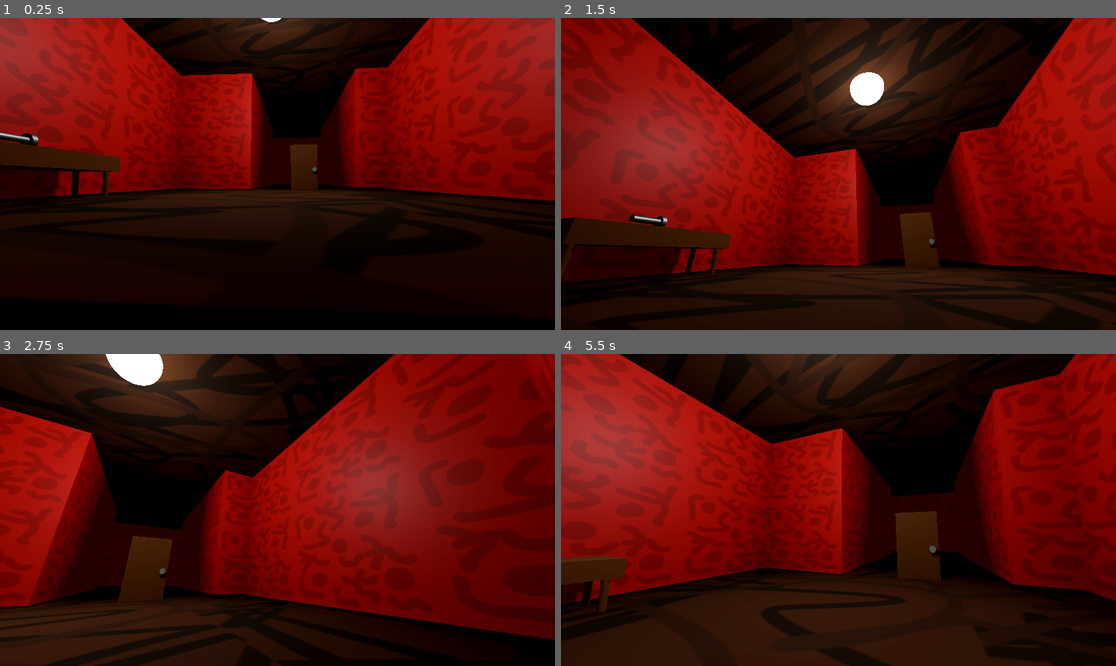
Above: before the commit, frames 1-4 (two rows, left to right).
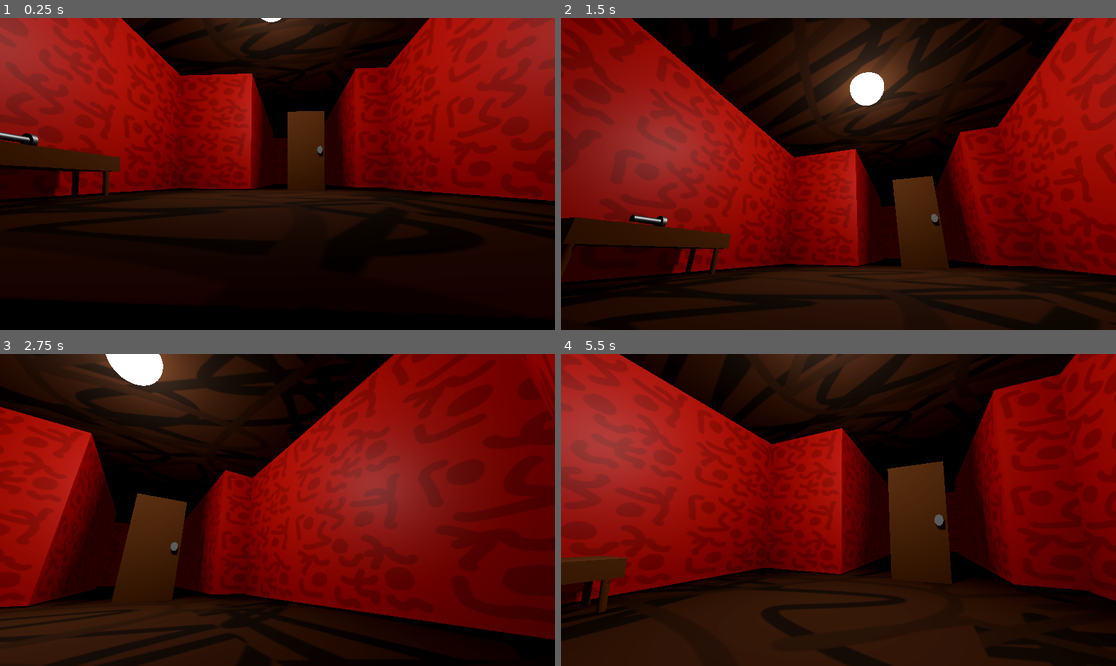
Above: after the commit, the same moments.

Repository: christiannoll/Basic3DGame
Game: Godot game, scene res://Scenes/level.tscn
The game is run twice, just before and just after one commit, with the same random seed, the same clock (stepped at 60 frames per second) and the same inputs.
Inputs (mouse positions are in pixels of both pictures, inside the frame that each line leads up to):
- Up to frame 1 (0.25 s): no input
- Up to frame 2 (1.5 s): move the mouse to (866, 174) at 0.52 s; hold W (forward) from 0.53 s (still down); tap F (flashlight) at 0.6 s; tap Space (jump) at 0.77 s; move the mouse to (810, 174) at 1.27 s; tap E (interact) at 1.35 s
- Up to frame 3 (2.75 s): keep holding W (forward); tap Space (jump) at 1.52 s; move the mouse to (288, 503) at 2.02 s; tap Shift (sprint) at 2.1 s
- Up to frame 4 (5.5 s): keep holding W (forward); move the mouse to (832, 516) at 2.77 s; tap F (flashlight) at 2.85, 5.1 s; tap Space (jump) at 3.02, 3.77, 4.52 s; move the mouse to (877, 513) at 3.52 s; tap E (interact) at 3.6 s; move the mouse to (794, 506) at 4.27 s; tap Shift (sprint) at 4.35 s; move the mouse to (844, 510) at 5.02 s

The runs differ from the first frame. In frame 1, 0.9% of the frame differs, in the area x 51-62%, y 29-56%; in frame 2, 1.1%; in frame 3, 1.7%; in frame 4, 2.2%, in the area x 58-77%, y 34-74%.

Commit message:
Scaled door up

Diff:
--- a/Scenes/level.tscn
+++ b/Scenes/level.tscn
@@ -286,7 +286,7 @@
 mesh = SubResource("BoxMesh_tumq0")
 
 [node name="Door" parent="floors_and_walls" unique_id=1436056146 instance=ExtResource("5_qxfql")]
-transform = Transform3D(1.1725936, 0, 0, 0, 1.241059, 0, 0, 0, 1, -4.9573717, 1.382452, -24.326761)
+transform = Transform3D(1.5503582, 0, 0, 0, 1.9053168, 0, 0, 0, 1, -5.0121865, 2.1685038, -24.649916)
 
 [node name="Player" parent="." unique_id=1211612180 instance=ExtResource("1_tumq0")]
 transform = Transform3D(0.005305818, 0, -0.99998593, 0, 1, 0, 0.99998593, 0, 0.005305818, -5.9862366, 1.5, -30.29963)
